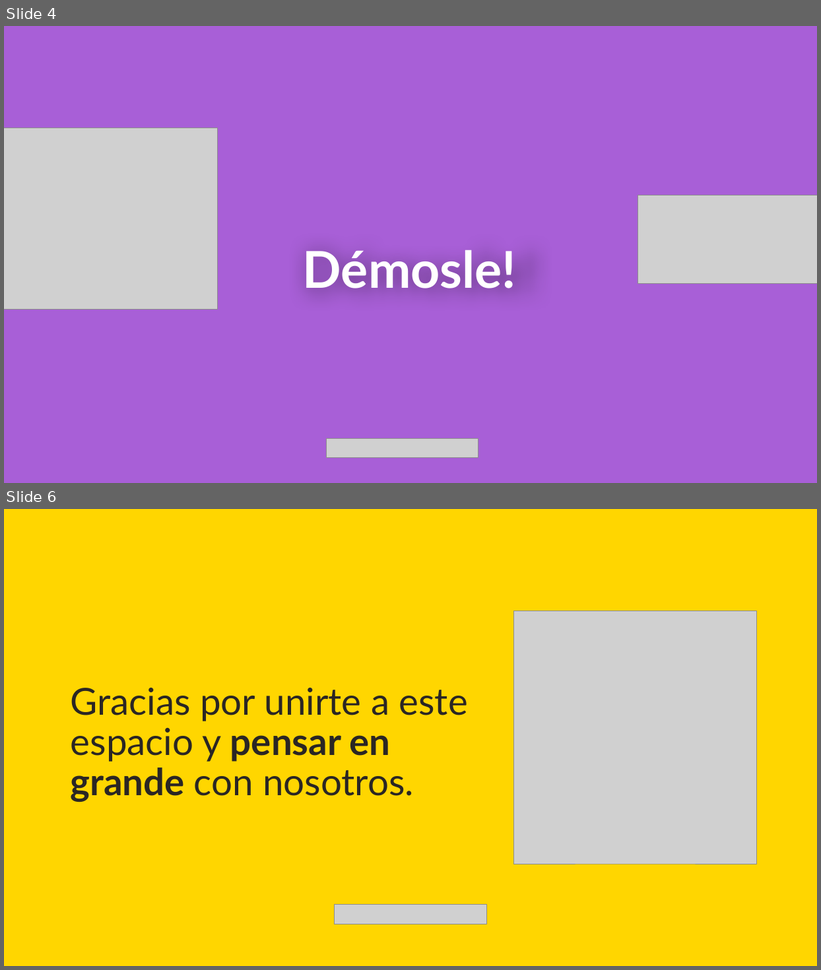
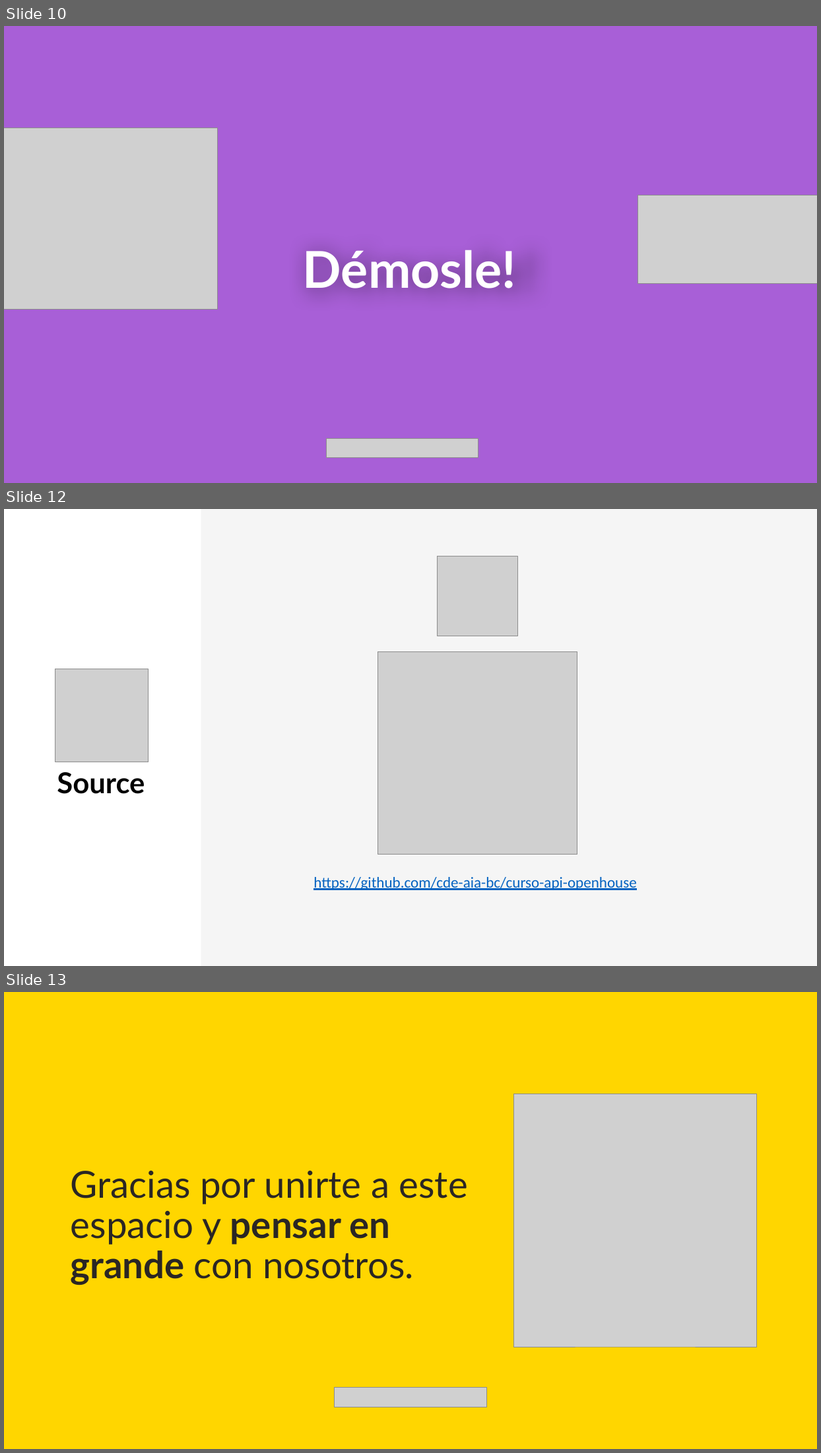
Before and after one commit to cde-aia-bc/curso-api-openhouse, a slide deck: Open House Curso API.pptx. Shown one above the other, each under a label of ours: slides 4 and 6 before the commit, slides 10, 12 and 13 after it; the slides between them are not shown. The pictures are 821x970 and 821x1453 pixels, drawn with LibreOffice and Linux fonts; fonts in the diff are those of the drawing; grey boxes stand for pictures. Boxes give left, top, right and bottom in pixels: in the first picture for what was removed or moved away, otherwise in the second. Text is boxed around its words. In the diff, an @@ line names an element or a change of style, - is before the commit and + after.

```diff
--- a/Open House Curso API.pptx
+++ b/Open House Curso API.pptx
@@ slide 12 added at (4, 509, 817, 966), background #FFFFFF @@
@@ rectangle added at (201, 509, 817, 966), fill #F5F5F5 @@
@@ picture added at (438, 557, 517, 636) @@
@@ picture added at (378, 652, 578, 854) @@
@@ picture added at (55, 669, 149, 762) @@
@@ text added at (57, 772, 145, 794), 34 pt, text #000000, bold @@
+Source
@@ text added at (314, 877, 636, 890), 18 pt, text #0563C1, underline @@
+https://github.com/cde-aia-bc/curso-api-openhouse
@@ what was slide 4 is now slide 10 @@
@@ what was slide 6 is now slide 13 @@
```
Also in this commit, not shown: 2 slides changed, 6 other slides added.
